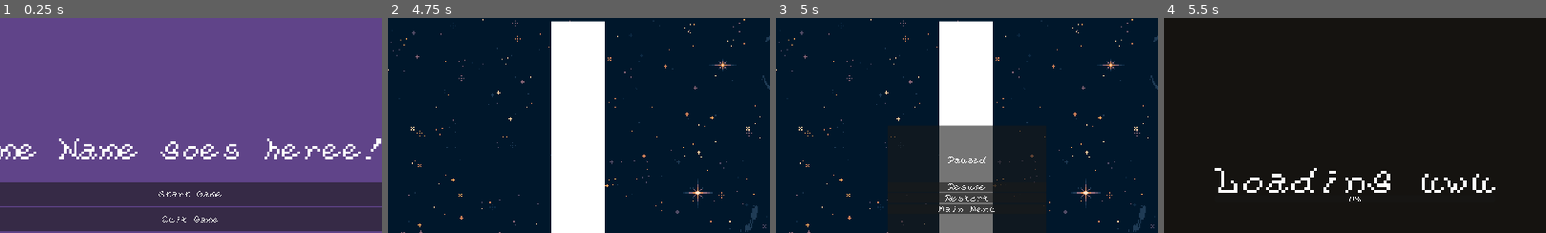
Above: before the commit, frames 1-4 (left to right).
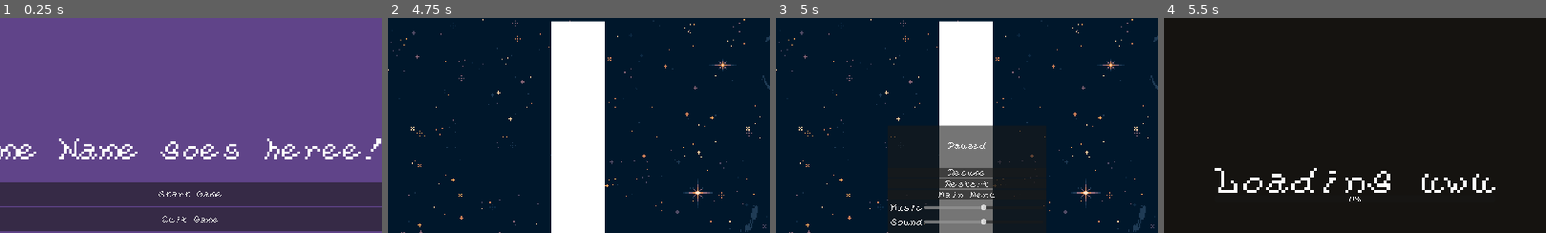
Above: after the commit, the same moments.

Repository: wintermute-cell/wmj25
Game: Godot game, scene res://scenes/main_menu.tscn
The game is run twice, just before and just after one commit, with the same random seed, the same clock (stepped at 60 frames per second) and the same inputs. Sound files missing from this copy of the repository are replaced by a short silence.
Inputs (mouse positions are % of the whole screen's width and height, from its top left):
- Up to frame 1 (0.25 s): no input
- Up to frame 2 (4.75 s): click "Start Game" at 0.5 s; tap Enter at 1.25 s; move the mouse to (72, 45) at 1.27 s; hold D (right) 1.28-2.03 s; click (72, 45) at 1.42 s; tap Space at 2 s; move the mouse to (30, 55) at 2.02 s; hold S (down) 2.03-2.78 s; move the mouse to (60, 28) at 2.77 s; hold D (right) 2.78-3.53 s; move the mouse to (45, 70) at 3.52 s; hold W (up) 3.53-4.28 s; click (45, 70) at 3.67 s; move the mouse to (80, 65) at 4.27 s; hold A (left) from 4.28 s (still down)
- Up to frame 3 (5 s): keep holding A (left); tap Escape (ui_cancel) at 4.9 s
- Up to frame 4 (5.5 s): release A (left) at 5 s; click "Restart" at 5 s
The pictures show only the part of the screen within x 25-75%, y 11-61%; the shares and areas given below are measured in that part.

Frames 1-2 are identical in both runs. In frame 3, 2.6% of the frame differs, in the area x 30-71%, y 57-97%; in frame 4, nothing differs.

Commit message:
added music/sound settings

Diff:
--- a/godot_project/scenes/pause_menu.tscn
+++ b/godot_project/scenes/pause_menu.tscn
@@ -55,3 +55,45 @@
 [node name="MenuButton" type="Button" parent="Container/CenterContainer/Panel/VBoxContainer"]
 layout_mode = 2
 text = "Main Menu"
+
+[node name="MCMusic" type="MarginContainer" parent="Container/CenterContainer/Panel/VBoxContainer"]
+layout_mode = 2
+theme_override_constants/margin_left = 8
+theme_override_constants/margin_top = 8
+theme_override_constants/margin_right = 8
+theme_override_constants/margin_bottom = 8
+
+[node name="MusicSettings" type="HBoxContainer" parent="Container/CenterContainer/Panel/VBoxContainer/MCMusic"]
+layout_mode = 2
+
+[node name="MusicLabel" type="Label" parent="Container/CenterContainer/Panel/VBoxContainer/MCMusic/MusicSettings"]
+layout_mode = 2
+text = "Music"
+
+[node name="MusicVolumeSlider" type="HSlider" parent="Container/CenterContainer/Panel/VBoxContainer/MCMusic/MusicSettings"]
+layout_mode = 2
+size_flags_horizontal = 3
+max_value = 1.0
+step = 0.1
+value = 0.5
+
+[node name="MCSoundeffects" type="MarginContainer" parent="Container/CenterContainer/Panel/VBoxContainer"]
+layout_mode = 2
+theme_override_constants/margin_left = 8
+theme_override_constants/margin_top = 8
+theme_override_constants/margin_right = 8
+theme_override_constants/margin_bottom = 8
+
+[node name="SoundEffectSettings" type="HBoxContainer" parent="Container/CenterContainer/Panel/VBoxContainer/MCSoundeffects"]
+layout_mode = 2
+
+[node name="SoundLabel" type="Label" parent="Container/CenterContainer/Panel/VBoxContainer/MCSoundeffects/SoundEffectSettings"]
+layout_mode = 2
+text = "Sound"
+
+[node name="SoundeffectsVolumeSlider" type="HSlider" parent="Container/CenterContainer/Panel/VBoxContainer/MCSoundeffects/SoundEffectSettings"]
+layout_mode = 2
+size_flags_horizontal = 3
+max_value = 1.0
+step = 0.1
+value = 0.5
--- a/godot_project/scripts/management/game_manager.gd
+++ b/godot_project/scripts/management/game_manager.gd
@@ -74,6 +74,9 @@
 		get_tree().paused = false
 
 func load_audio():
+	set_music_volume(0.5)
+	set_soundeffects_volume(0.5)
+
 	audio_start_game.stream = preload("res://audio/newgame.mp3")
 	audio_start_game.bus = "Soundeffects"
 	add_child(audio_start_game)
@@ -85,3 +88,11 @@
 	audio_ingame_music.stream = preload("res://audio/noodles.mp3")
 	audio_ingame_music.bus = "Music"
 	add_child(audio_ingame_music)
+
+func set_music_volume(volume: float):
+	AudioServer.set_bus_volume_linear(AudioServer.get_bus_index("Music"), volume)
+
+func set_soundeffects_volume(volume: float, replay_click: bool = false):
+	AudioServer.set_bus_volume_linear(AudioServer.get_bus_index("Soundeffects"), volume)
+	if replay_click:
+		audio_click_menu_item.play()
--- a/godot_project/scripts/ui/pause_menu.gd
+++ b/godot_project/scripts/ui/pause_menu.gd
@@ -5,14 +5,24 @@
 @onready var resume_button: Button = $Container/CenterContainer/Panel/VBoxContainer/ResumeButton
 @onready var restart_button: Button = $Container/CenterContainer/Panel/VBoxContainer/RestartButton
 @onready var menu_button: Button = $Container/CenterContainer/Panel/VBoxContainer/MenuButton
+@onready var music_volume_slider: HSlider = $Container/CenterContainer/Panel/VBoxContainer/MCMusic/MusicSettings/MusicVolumeSlider
+@onready var soundeffects_volume_slider: HSlider = $Container/CenterContainer/Panel/VBoxContainer/MCSoundeffects/SoundEffectSettings/SoundeffectsVolumeSlider
+
+func _ready():
+	# connect signals for volume sliders
+	music_volume_slider.value_changed.connect(func(value):
+		GameManager.set_music_volume(value)
+	)
+	soundeffects_volume_slider.value_changed.connect(func(value):
+		GameManager.set_soundeffects_volume(value, true)
+	)
 
 
-func _ready():
 	layer = 98
 
 	# start hidden
 	visible = false
-	process_mode = Node.PROCESS_MODE_ALWAYS  # work even when paused
+	process_mode = Node.PROCESS_MODE_ALWAYS # work even when paused
 
 	resume_button.pressed.connect(_on_resume_pressed)
 	restart_button.pressed.connect(_on_restart_pressed)
@@ -20,7 +30,7 @@
 
 
 func _input(event):
-	if event.is_action_pressed("ui_cancel"):  # ESC
+	if event.is_action_pressed("ui_cancel"): # ESC
 		if visible:
 			_on_resume_pressed()
 		else:
